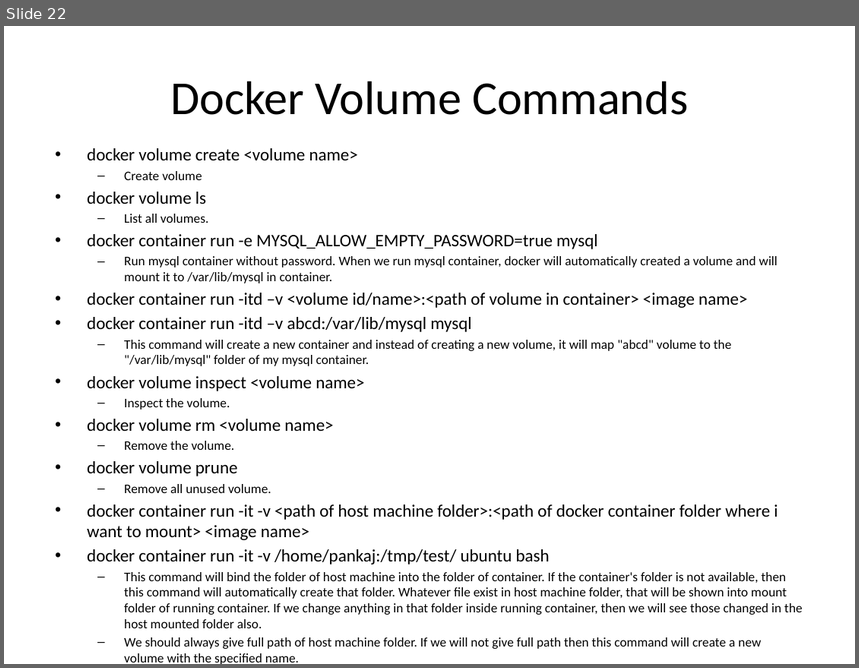
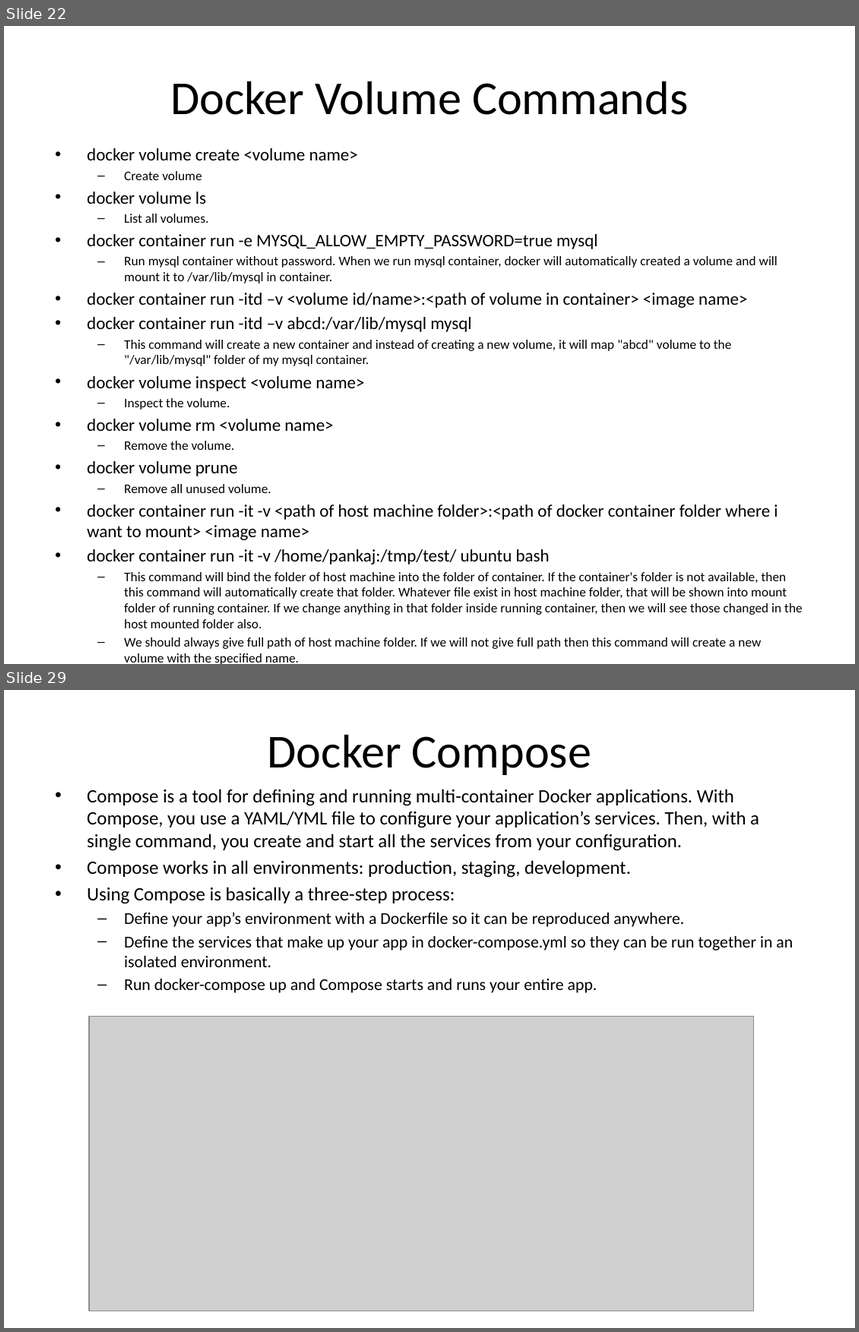
Before and after one commit to guptapankaj831/first, a slide deck: Docker Presentation.pptx. Shown one above the other, each under a label of ours: slide 22 before the commit, slides 22 and 29 after it; the slides between them are not shown. The pictures are 859x668 and 859x1332 pixels, drawn with LibreOffice and Linux fonts; fonts in the diff are those of the drawing; grey boxes stand for pictures. Boxes give left, top, right and bottom in pixels: in the first picture for what was removed or moved away, otherwise in the second. Text is boxed around its words. In the diff, an @@ line names an element or a change of style, - is before the commit and + after.

Commit message:
Docker

```diff
--- a/Docker Presentation.pptx
+++ b/Docker Presentation.pptx
@@ slide 29 added at (x1=4, y1=690, x2=855, y2=1328), background #FFFFFF @@
@@ title added at (x1=268, y1=734, x2=591, y2=775), 40 pt, text #000000 @@
+Docker Compose
@@ text added at (x1=87, y1=789, x2=793, y2=993), 16 pt, text #000000 @@
+• Compose is a tool for defining and running multi-container Docker applications. With Compose, you use a YAML/YML file to configure your application’s services. Then, with a single command, you create and start all the services from your configuration.
+• Compose works in all environments: production, staging, development.
+• Using Compose is basically a three-step process:
+  – Define your app’s environment with a Dockerfile so it can be reproduced anywhere.
+  – Define the services that make up your app in docker-compose.yml so they can be run together in an isolated environment.
+  – Run docker-compose up and Compose starts and runs your entire app.
@@ picture added at (x1=89, y1=1016, x2=754, y2=1312) @@
```
Also in this commit, not shown: 13 other slides added, 4 other files.
